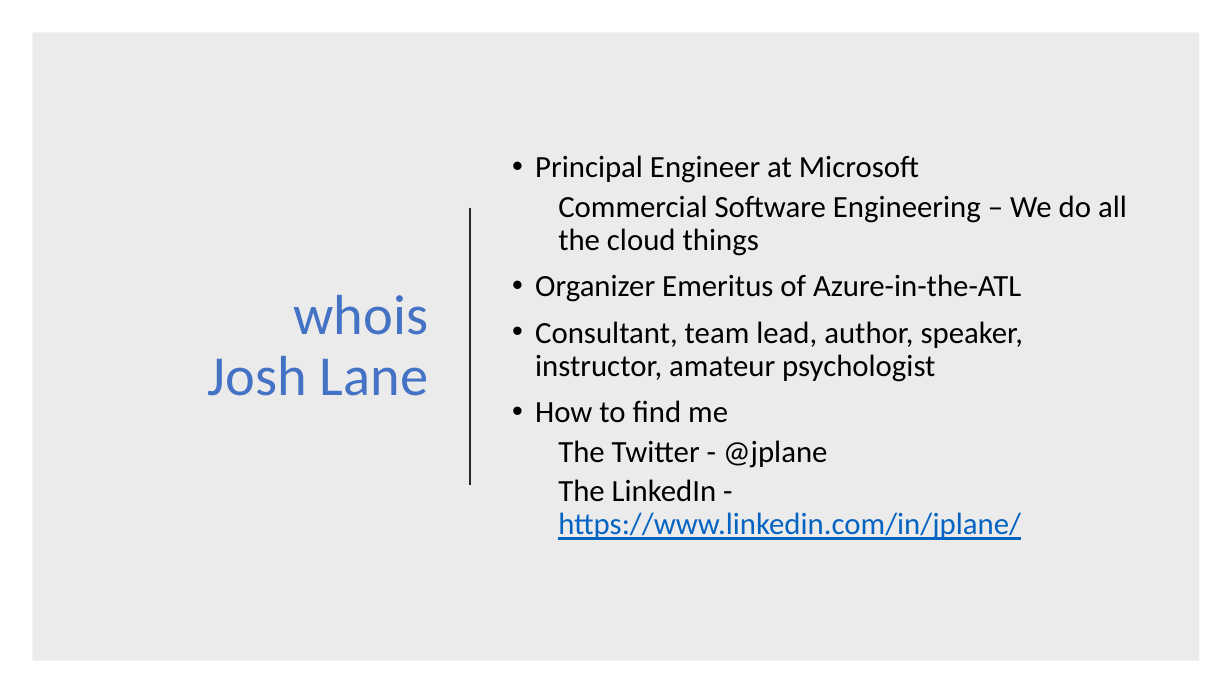
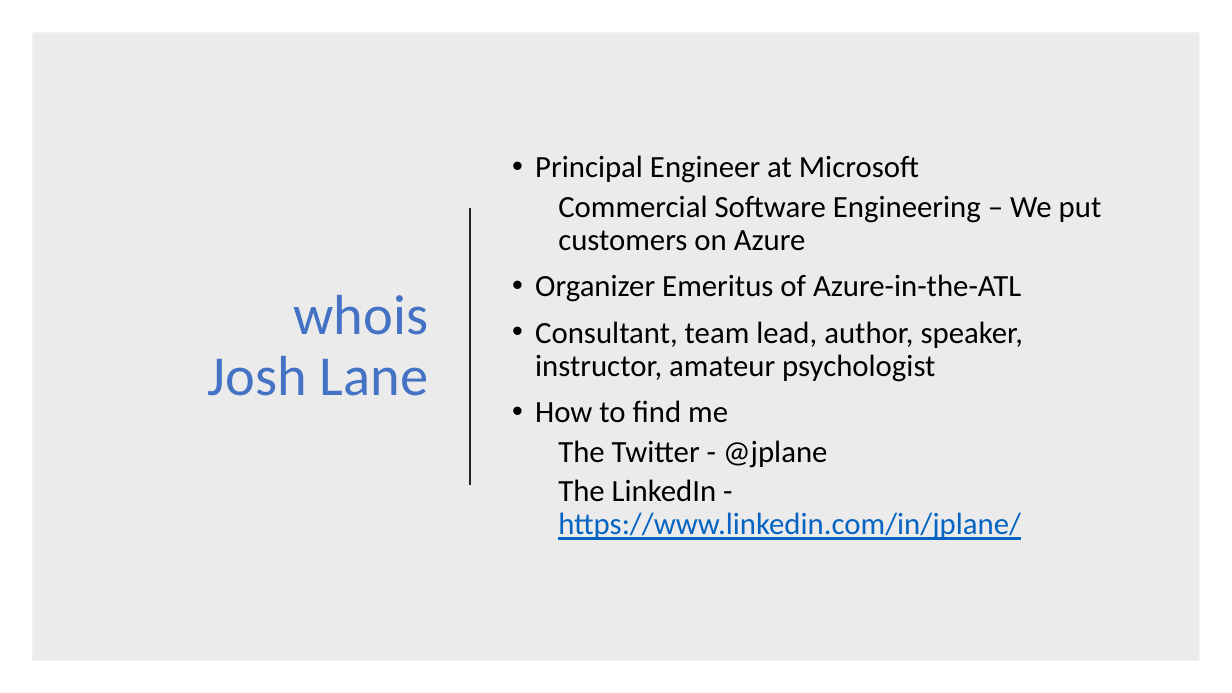
Before and after one commit to jplane/azure-atl-containers, a slide deck: slide 2 of ContainersInAzure.pptx. Drawn at 1232x693 pixels with LibreOffice and Linux fonts; fonts in the diff are those of the drawing. Boxes give left, top, right and bottom in pixels: in the first picture for what was removed or moved away, otherwise in the second. Text is boxed around its words. In the diff, an @@ line names an element or a change of style, - is before the commit and + after.

Commit message:
update slides

```diff
--- a/ContainersInAzure.pptx
+++ b/ContainersInAzure.pptx
@@ text at <box>558,195,1102,251</box>: text changed @@
-  Commercial Software Engineering – We do all the cloud things
+  Commercial Software Engineering – We put customers on Azure
```
Also in this commit, not shown: 1 other slide changed, 1 slide added.
